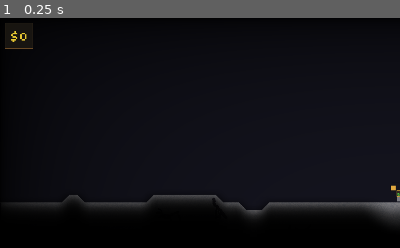
Above: before the commit, frame 1.
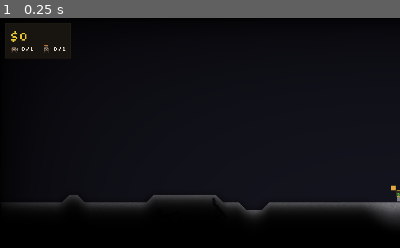
Above: after the commit, the same moment.

Repository: Orveli/GodotMining
Game: Godot game, scene res://scenes/main.tscn
Two runs of this game, one before a commit and one after it. Both use one fixed random seed, a clock stepped at 60 frames per second and the inputs below.
Inputs:
- Up to frame 1 (0.25 s): no input
The pictures show only the part of the screen within x 0-50%, y 0-50%; the shares and areas given below are measured in that part.

The runs differ from the first frame. In frame 1, 0.2% of the frame differs, in the area x 1-18%, y 2-18%.

Commit message:
D5: nosta bottilaskuri pysyvasti ylapalkkiin rahamittarin yhteyteen
Miner/Hauler aktiiviset/kaikki -laskuri ei ole enaa vain F3-debugin takana.
Lisatty pysyva ikonivetoinen fleet-rivi rahapaneelin VBoxiin ($/s-mittarin ja
F3-debug-rivin valiin): bot_miner-ikoni + N/M + bot_hauler-ikoni + N/M.

- Rivi on olemassa olevan TOP_LEFT-paneelin container-lapsi -> ei omia ankkureita,
  joten paneelin lyttays-gotcha (grow_direction) ei koske tata.
- Paivitys ~5 Hz samassa _update_fleet()-kutsussa kuin $/s; sama get_fleet_stats()
  ruokkii seka pysyvan laskurin etta F3-rivin (ei duplikaattikutsua).
- F3-debug-rivin fleet_label sailyy ennallaan.

Co-Authored-By: Claude Fable 5 <noreply@anthropic.com>
Claude-Session: https://claude.ai/code/session_01RFethcLigaVVne2eXkR6ix

Diff:
--- a/scripts/ui.gd
+++ b/scripts/ui.gd
@@ -92,7 +92,12 @@
 # ── Yläpalkki (kompakti, vasen-ylä) ─────────────────────────────────────────
 var money_label: Label
 var income_label: Label
-var fleet_label: Label
+# Pysyvä bottilaskuri (D5): miner/hauler aktiiviset/kaikki rahamittarin alla,
+# aina näkyvissä (ei enää vain F3-debugin takana).
+var fleet_row: HBoxContainer
+var fleet_miner_label: Label
+var fleet_hauler_label: Label
+var fleet_label: Label            # F3-debug-rivin bottilaskuri (säilyy ennallaan)
 var fps_label: Label
 var debug_row: HBoxContainer
 var _debug_visible: bool = false
@@ -295,6 +300,38 @@
 	income_label.add_theme_font_size_override("font_size", 13)
 	income_label.add_theme_color_override("font_color", COL_DIM)
 	vbox.add_child(income_label)
+
+	# ── Pysyvä bottilaskuri (D5) — miner N/M + hauler N/M rahamittarin alla ────
+	# Aina näkyvissä (toisin kuin alla oleva F3-debug-rivi). Lisätään saman VBoxin
+	# lapseksi → container hoitaa asettelun automaattisesti, EI omia ankkureita.
+	# (Paneelin lyttäys-gotcha koskee vain uusia set_anchors_preset-paneeleita, ei
+	# container-lapsia — siksi tähän ei tarvita grow_horizontal/grow_vertical-säätöä.)
+	fleet_row = HBoxContainer.new()
+	fleet_row.add_theme_constant_override("separation", 3)
+	vbox.add_child(fleet_row)
+
+	fleet_row.add_child(_make_stat_icon(ICON_BOT_MINER, "Miner-botit: aktiiviset / kaikki"))
+	fleet_miner_label = Label.new()
+	fleet_miner_label.text = "0/0"
+	fleet_miner_label.tooltip_text = "Miner-botit: aktiiviset / kaikki"
+	fleet_miner_label.add_theme_font_size_override("font_size", 14)
+	fleet_miner_label.add_theme_color_override("font_color", COL_TEXT)
+	fleet_miner_label.vertical_alignment = VERTICAL_ALIGNMENT_CENTER
+	fleet_row.add_child(fleet_miner_label)
+
+	# Väli miner- ja hauler-ryhmän väliin
+	var fleet_gap := Control.new()
+	fleet_gap.custom_minimum_size = Vector2(10.0, 0.0)
+	fleet_row.add_child(fleet_gap)
+
+	fleet_row.add_child(_make_stat_icon(ICON_BOT_HAULER, "Hauler-botit: aktiiviset / kaikki"))
+	fleet_hauler_label = Label.new()
+	fleet_hauler_label.text = "0/0"
+	fleet_hauler_label.tooltip_text = "Hauler-botit: aktiiviset / kaikki"
+	fleet_hauler_label.add_theme_font_size_override("font_size", 14)
+	fleet_hauler_label.add_theme_color_override("font_color", COL_TEXT)
+	fleet_hauler_label.vertical_alignment = VERTICAL_ALIGNMENT_CENTER
+	fleet_row.add_child(fleet_hauler_label)
 
 	# Debug-rivi: FPS + bottilaskuri — piilossa oletuksena, F3 paljastaa
 	debug_row = HBoxContainer.new()
@@ -1519,23 +1556,36 @@
 
 
 func _update_fleet() -> void:
+	# Päivitetään ~5 Hz (samassa tahdissa $/s-mittarin kanssa, ks. _process). Yksi
+	# get_fleet_stats()-kutsu ruokkii sekä pysyvän yläpalkkilaskurin (D5) että
+	# F3-debug-rivin — ei duplikaattikutsua.
 	var bm := _bm()
 	if bm != null and bm.has_method("get_fleet_stats"):
 		var s: Dictionary = bm.get_fleet_stats()
-		fleet_label.text = "Miner %d/%d    Hauler %d/%d" % [
-			int(s.get("miners_active", 0)), int(s.get("miners", 0)),
-			int(s.get("haulers_active", 0)), int(s.get("haulers", 0))]
-		role_count_label.text = "%d" % int(s.get("miners", 0))
+		var mi_a := int(s.get("miners_active", 0))
+		var mi := int(s.get("miners", 0))
+		var ha_a := int(s.get("haulers_active", 0))
+		var ha := int(s.get("haulers", 0))
+		# Pysyvä yläpalkin bottilaskuri (aktiiviset/kaikki)
+		fleet_miner_label.text = "%d/%d" % [mi_a, mi]
+		fleet_hauler_label.text = "%d/%d" % [ha_a, ha]
+		# F3-debug-rivi ennallaan
+		fleet_label.text = "Miner %d/%d    Hauler %d/%d" % [mi_a, mi, ha_a, ha]
+		role_count_label.text = "%d" % mi
 		var has_setrole: bool = bm.has_method("set_role")
 		role_minus_btn.disabled = not has_setrole
 		role_plus_btn.disabled = not has_setrole
 	elif bm != null:
 		var arr = bm.get("bots")
+		fleet_miner_label.text = "—"
+		fleet_hauler_label.text = "—"
 		fleet_label.text = "Botteja: %d" % (arr.size() if arr != null else 0)
 		role_count_label.text = "—"
 		role_minus_btn.disabled = true
 		role_plus_btn.disabled = true
 	else:
+		fleet_miner_label.text = "0/0"
+		fleet_hauler_label.text = "0/0"
 		fleet_label.text = ""
 		role_count_label.text = "—"
 		role_minus_btn.disabled = true
@@ -1649,6 +1699,20 @@
 	return btn
 
 
+# Pieni tilastoikoni (yläpalkin bottilaskuri): TextureRect nearest-filterillä terävää
+# pikselilookia varten. Skaalataan annettuun kokoon kuvasuhde säilyttäen.
+func _make_stat_icon(icon: Texture2D, tooltip: String = "", size: float = 20.0) -> TextureRect:
+	var tr := TextureRect.new()
+	tr.texture = icon
+	tr.custom_minimum_size = Vector2(size, size)
+	tr.expand_mode = TextureRect.EXPAND_IGNORE_SIZE
+	tr.stretch_mode = TextureRect.STRETCH_KEEP_ASPECT_CENTERED
+	tr.texture_filter = CanvasItem.TEXTURE_FILTER_NEAREST
+	tr.size_flags_vertical = Control.SIZE_SHRINK_CENTER
+	tr.tooltip_text = tooltip
+	return tr
+
+
 func _label(text: String, font_size: int = 12, color: Color = COL_TEXT) -> Label:
 	var lbl := Label.new()
 	lbl.text = text
